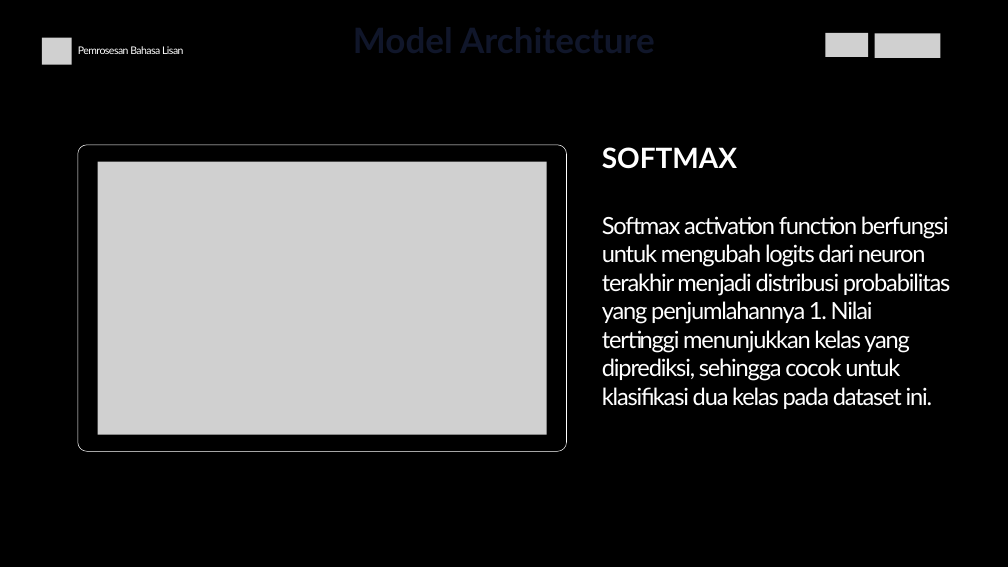
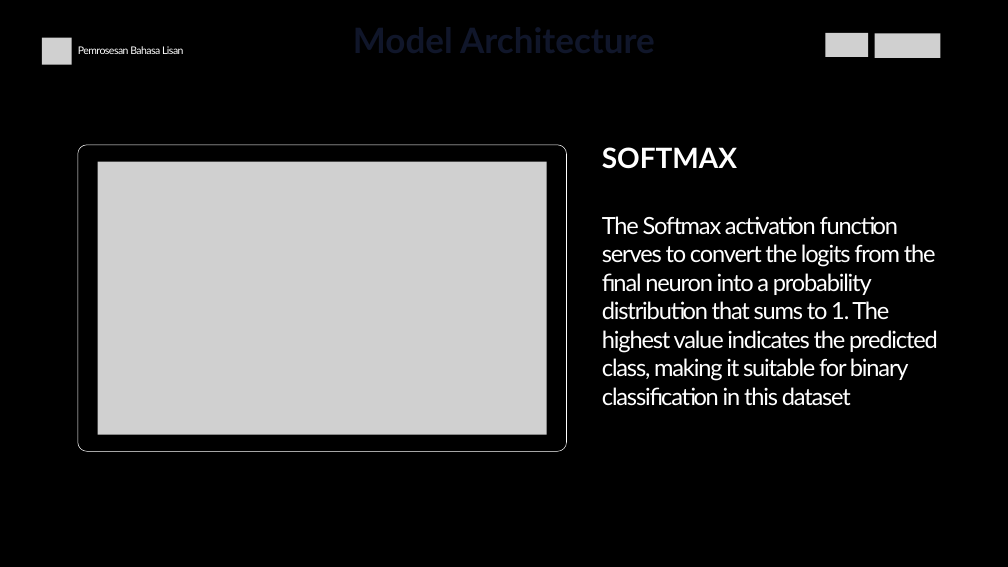
Before and after one commit to dhekmass12/mass-shooting-detector, a slide deck: slide 13 of Mass Shooting Detector.pptx. Drawn at 1008x567 pixels with LibreOffice and Linux fonts; fonts in the diff are those of the drawing; grey boxes stand for pictures. Boxes give left, top, right and bottom in pixels: in the first picture for what was removed or moved away, otherwise in the second. Text is boxed around its words. In the diff, an @@ line names an element or a change of style, - is before the commit and + after.

```diff
--- a/Mass Shooting Detector.pptx
+++ b/Mass Shooting Detector.pptx
@@ text at (x1=602, y1=216, x2=938, y2=406): text changed @@
-Softmax activation function berfungsi untuk mengubah logits dari neuron terakhir menjadi distribusi probabilitas yang penjumlahannya 1. Nilai tertinggi menunjukkan kelas yang diprediksi, sehingga cocok untuk klasifikasi dua kelas pada dataset ini.
+The Softmax activation function serves to convert the logits from the final neuron into a probability distribution that sums to 1. The highest value indicates the predicted class, making it suitable for binary classification in this dataset
```
Also in this commit, not shown: 10 other slides changed, 1 slide added, 1 slide removed.
